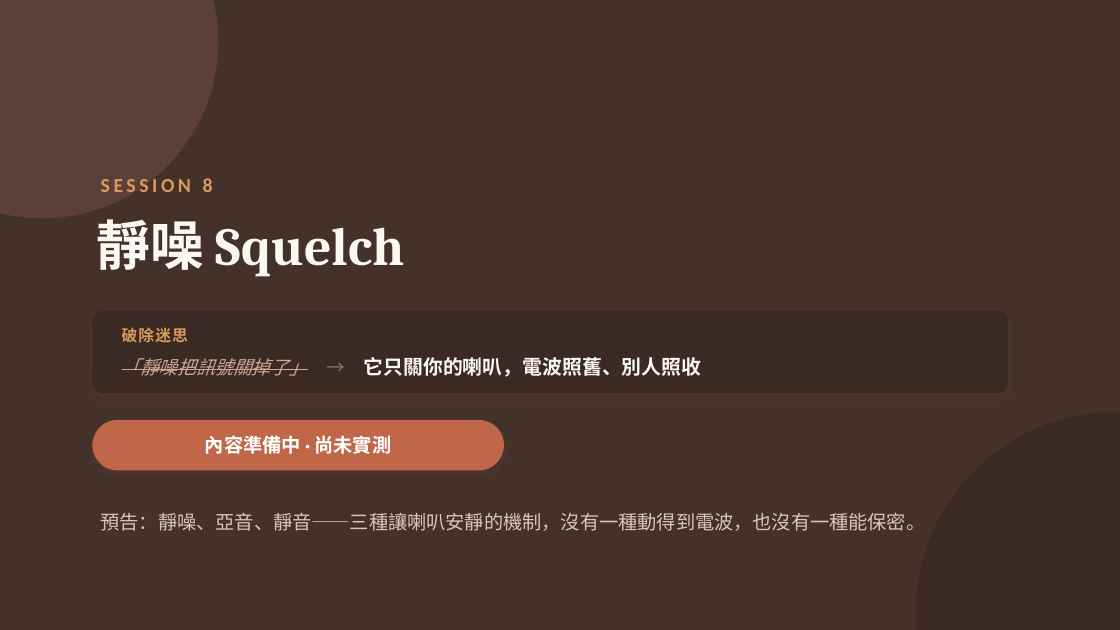
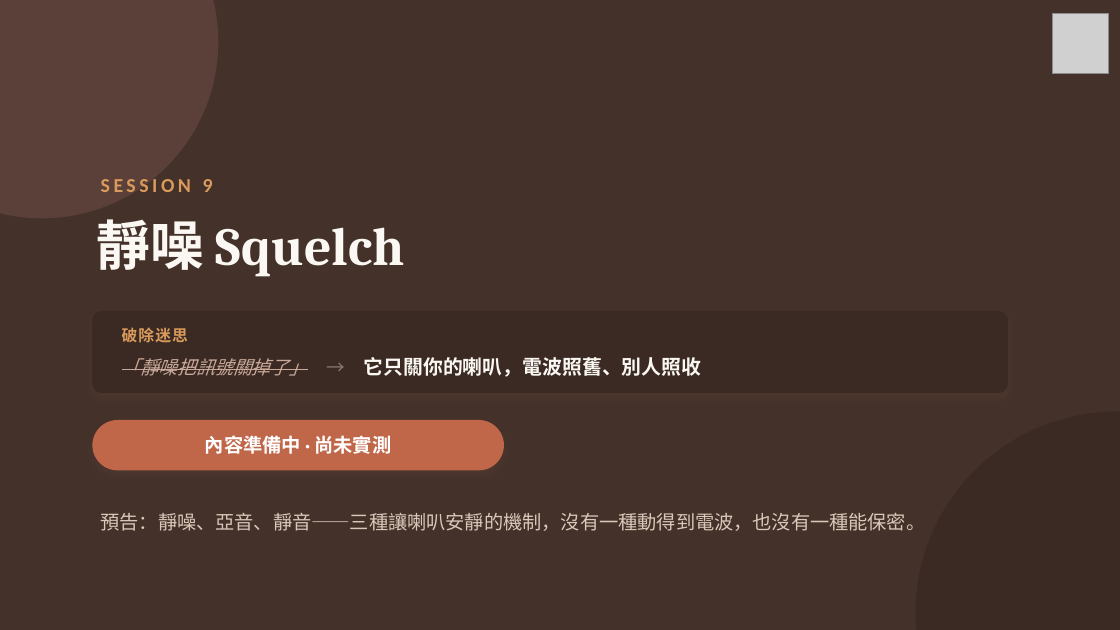
Before and after one commit to winson3QQ/Radio-Advanced, a slide deck: slide 43 of 投影片/進階無線電_第一節_課程投影片.pptx (slide 39 before the commit). Drawn at 1120x630 pixels with LibreOffice and Linux fonts; fonts in the diff are those of the drawing; grey boxes stand for pictures. Boxes give left, top, right and bottom in pixels: in the first picture for what was removed or moved away, otherwise in the second. Text is boxed around its words. In the diff, an @@ line names an element or a change of style, - is before the commit and + after.

```diff
--- a/投影片/進階無線電_第一節_課程投影片.pptx
+++ b/投影片/進階無線電_第一節_課程投影片.pptx
@@ picture added at [1053,13,1108,74] @@
@@ text at [101,179,213,192]: text changed @@
-SESSION 8
+SESSION 9
```
Also in this commit, not shown: 46 other slides changed, 7 slides added, 1 slide removed, 6 other files.
